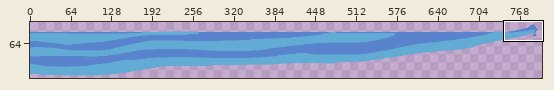
File history of a pixel-art file, images/water/UboatWake4.aseprite. Above: a wide view before the commit, with the close-up outlined.
Close-up. The starting point:
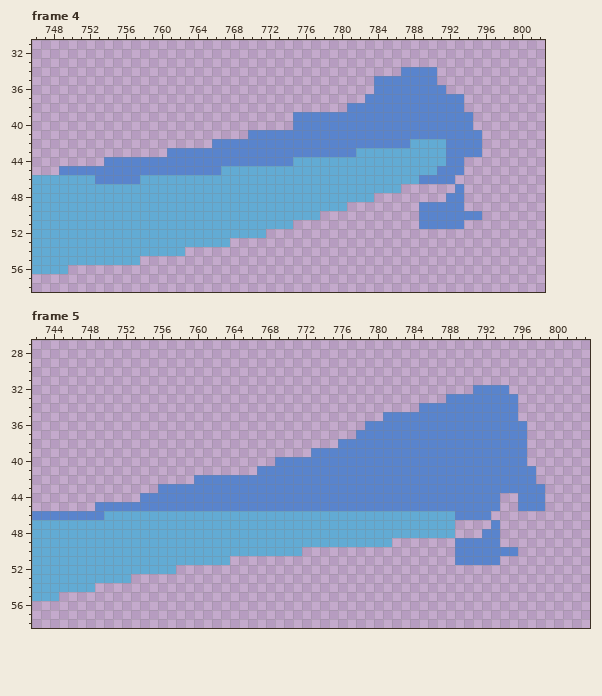
944x120 pixels, 30 frames. Shown: frame 4: x 746..802, y 31..58; frame 5: x 742..803, y 27..58. The wide view leaves out empty margins. The commit also changed other frames or places, which this record leaves out.
Now the later version:
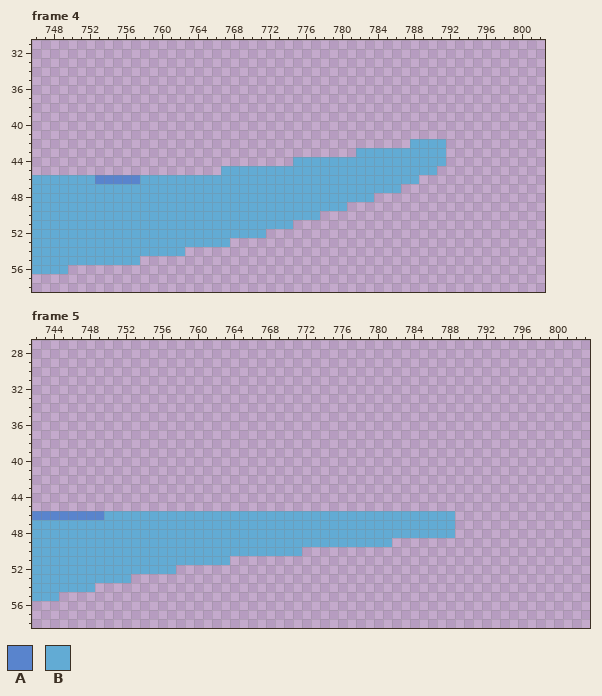
Palette (. is transparent): A #5984cd  B #62abd4
Difference:
layer "Bow Wave Top" now hidden
Frame 4:
The author cleared colour A in row 34 at x 787 to 790; in row 35 at x 784 to 790; in row 36 at x 784 to 791; in row 37 at x 783 to 793; in row 38 at x 781 to 793; in rows 39 to 40 at x 775 to 794.
The author cleared colour A in row 41 at x 770 to 795; in row 42 at x 766 to 787 and 792 to 795; in row 43 at x 761 to 781 and 792 to 795; in row 44 at x 754 to 774 and 792 to 793; in row 45 at x 749 to 766 and 791 to 793; in row 46 at x 789 to 792.
The author cleared colour A in row 47 at x 793; in row 48 at x 792 to 793; in row 49 at x 789 to 793; in row 50 at x 789 to 795; in row 51 at x 789 to 793.
Frame 5:
The author cleared colour A in row 32 at x 791 to 794; in row 33 at x 788 to 795; in row 34 at x 785 to 795; in row 35 at x 781 to 795; in row 36 at x 779 to 796; in row 37 at x 778 to 796.
The author cleared colour A in row 38 at x 776 to 796; in row 39 at x 773 to 796; in row 40 at x 769 to 796; in row 41 at x 767 to 797; in row 42 at x 760 to 797; in row 43 at x 756 to 798.
The author cleared colour A in row 44 at x 754 to 793 and 796 to 798; in row 45 at x 749 to 793 and 796 to 798; in row 46 at x 789 to 792; in row 47 at x 793; in row 48 at x 792 to 793; in row 49 at x 789 to 793.
The author cleared colour A in row 50 at x 789 to 795; in row 51 at x 789 to 793.
Boxes around the changes in both close-ups, in picture pixels (x1, y1, x2, y2):
erased: (59, 67, 482, 229)
erased: (95, 385, 545, 565)
